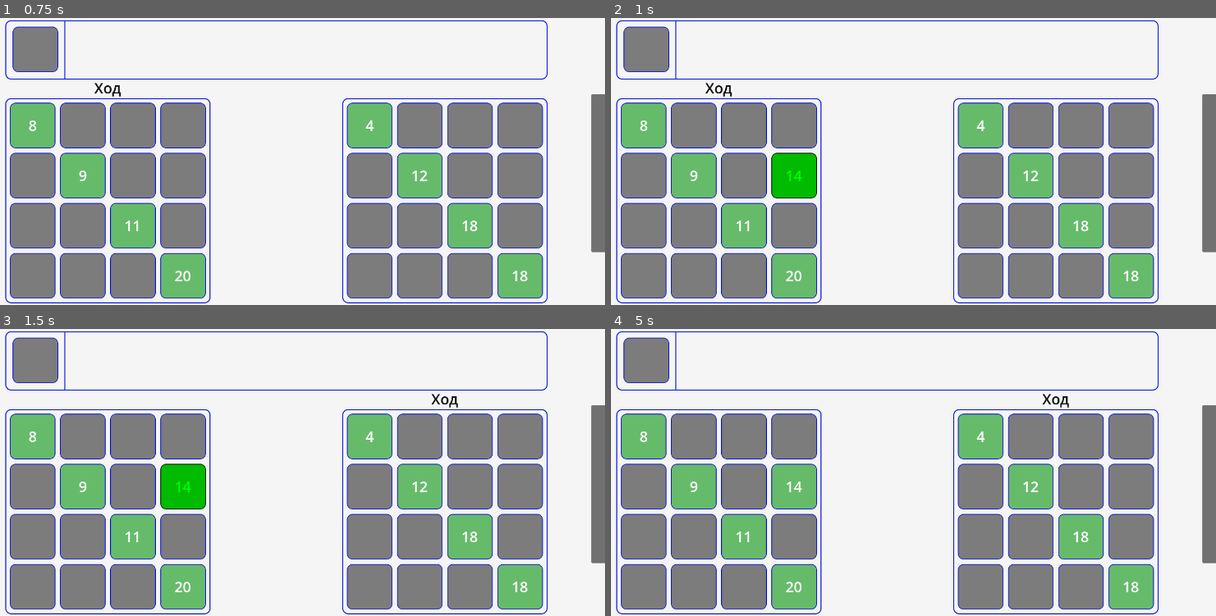
Above: before the commit, frames 1-4 (two rows, left to right).
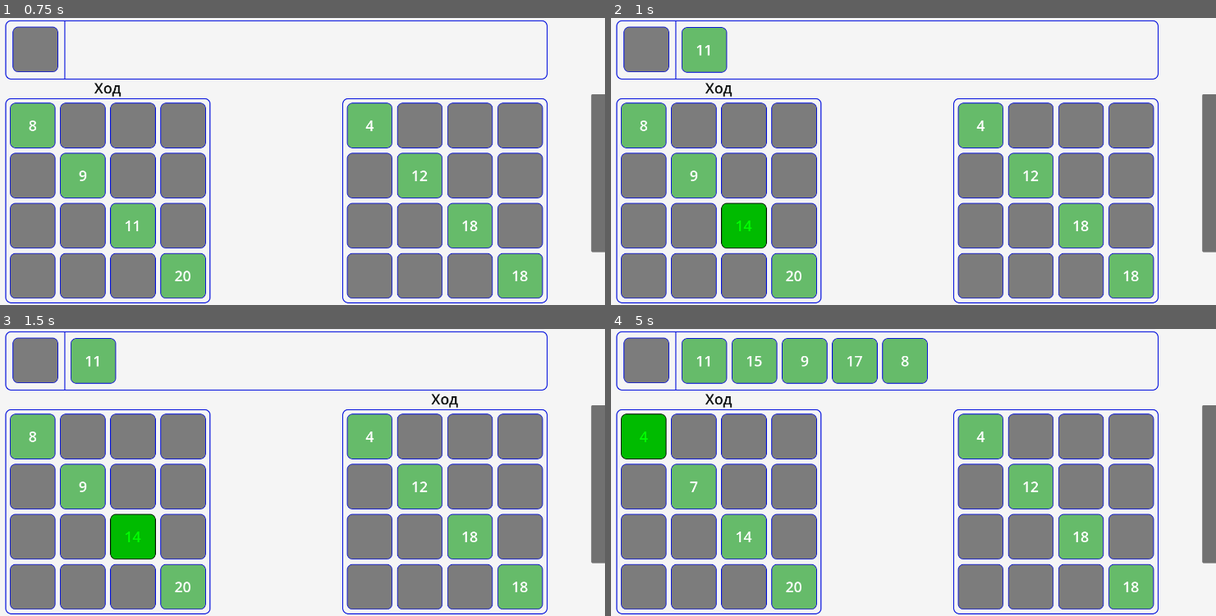
Above: after the commit, the same moments.

Repository: Rinkton/lucky-numbers-godot
Game: Godot game, scene res://game.tscn
The game is run twice, just before and just after one commit, with the same random seed, the same clock (stepped at 60 frames per second) and the same inputs.
Inputs (mouse positions are in pixels of both pictures, inside the frame that each line leads up to):
- Up to frame 1 (0.75 s): tap Enter at 0.5 s; move the mouse to (423, 147) at 0.52 s; click (423, 147) at 0.67 s
- Up to frame 2 (1 s): no input
- Up to frame 3 (1.5 s): move the mouse to (145, 486) at 1.27 s; click (145, 486) at 1.42 s
- Up to frame 4 (5 s): move the mouse to (955, 409) at 2.02 s; click (955, 409) at 2.17 s; tap Space at 2.75 s; move the mouse to (853, 529) at 2.77 s; click (853, 529) at 2.92 s; tap Enter at 3.5 s; move the mouse to (1082, 515) at 3.52 s; click (1082, 515) at 3.67 s; move the mouse to (689, 429) at 4.27 s; click (689, 429) at 4.42 s

Frame 1 is identical in both runs. In frame 2, 3.6% of the frame differs, in the area x 11-35%, y 3-81%; in frame 3, 3.6%; in frame 4, 8.4%, in the area x 1-76%, y 3-75%.

Commit message:
Removed redundant parameters

Diff:
--- a/lucky-numbers/face_up_pile.gd
+++ b/lucky-numbers/face_up_pile.gd
@@ -18,6 +18,12 @@
 	$HBoxContainer.add_child(cell)
 
 
+func put_clover_turn(clover):
+	add_clover(clover)
+	var game = await G.get_game()
+	game.end_turn()
+
+
 func get_cells():
 	return $HBoxContainer.get_children()
 
@@ -31,6 +37,4 @@
 
 			var clover = focus_owner.get_clover()
 			focus_owner.remove_child(clover)
-			add_clover(clover)
-			var game = await G.get_game()
-			game.end_turn()
+			put_clover_turn(clover)
--- a/lucky-numbers/game.gd
+++ b/lucky-numbers/game.gd
@@ -12,7 +12,7 @@
 
 
 func _ready():
-	players = [AiPlayer.new(), HumanPlayer.new()]
+	players = [AiPlayer.new(), AiPlayer.new()]
 	cur_player = players[0]
 	$Field.set_up_start_diagonal()
 	$Field.player = players[0]
--- a/lucky-numbers/player/ai_player.gd
+++ b/lucky-numbers/player/ai_player.gd
@@ -28,12 +28,15 @@
 	print(face_up_dict)
 	for i in range(1, 21):
 		print(str(i) + "    " + str(best_moves[i]))
-	if clover_pile_worth > face_up_dict["worth"] * data.face_up_coef and G.game.clover_pile.is_there_clovers_left():
+	if max(0, clover_pile_worth) > face_up_dict["worth"] * data.face_up_coef and G.game.clover_pile.is_there_clovers_left():
 		G.game.clover_pile.reveal_clover()
 		var clover = G.game.clover_pile.get_node("Clover")
 		G.game.clover_pile.remove_child(clover)
-		var cell = my_field.get_cell(best_moves[clover.number]["x"], best_moves[clover.number]["y"])
-		cell.put_clover_turn(clover, G.game.clover_pile)
+		if best_moves[clover.number]["x"] == -1:
+			G.game.face_up_pile.put_clover_turn(clover)
+		else:
+			var cell = my_field.get_cell(best_moves[clover.number]["x"], best_moves[clover.number]["y"])
+			cell.put_clover_turn(clover, G.game.clover_pile)
 	else:
 		var cell = face_up_dict["cell"]
 		var best_move = best_moves[cell.get_clover().number]
@@ -132,27 +135,33 @@
 							if xx == x and yy == y:
 								continue
 							var cell = field.get_cell(xx, yy)
-							var cell_flexibility = _get_cell_flexibility(cell, Vector3i(x, y, i))
+							var cell_flexibility = \
+								_get_cell_flexibility(cell, Vector3i(x, y, i)) - \
+								_get_cell_flexibility(cell)
 							clover_flexibility += cell_flexibility
 				var cell = field.get_cell(x, y)
 
+				# TODO: Я вроде починил flexibility, мб убрать все другие эвристики
+				# И действовать как есть?
+
 				# Для мотивации поставить новый клевер
 				# Меньше, чем дальше к правому краю, ибо там flexibility выше само по себе
-				var motivation = data.left_up_corner_coef * \
-					(data.motivation_position_curve.sample((x + y + 1)/7))
-
-				motivation += estimate_position_quality(x, y, i) * data.estimate_position_quiality_coef
+				var motivation = 0#data.left_up_corner_coef * \
+					#(data.motivation_position_curve.sample((x + y + 1)/7))
+
+				#if cell.is_there_clover():
+				#	var this_cell_flexibility =  _get_cell_flexibility(cell)
+				#	if this_cell_flexibility != 0:
+				#		var irreplacability = (1 / this_cell_flexibility) * data.irreplacability_coef
+				#		motivation += irreplacability
+
+				#motivation += estimate_position_quality(x, y, i) * data.estimate_position_quiality_coef
 				var final_clover_flexibility := clover_flexibility
-				if clover_flexibility != 0:
+				if clover_flexibility > 0:
 					final_clover_flexibility += motivation
 				if not cell.is_there_clover():
-					final_clover_flexibility *= data.new_clover_mult
-
-				if cell.is_there_clover():
-					var this_cell_flexibility =  _get_cell_flexibility(cell)
-					if this_cell_flexibility != 0:
-						var irreplacability = (1 / this_cell_flexibility) * data.irreplacability_coef
-						motivation += irreplacability
+					final_clover_flexibility += 50 * \
+						(data.new_clover_mult - 1)
 
 				# Во, терь точно не будет ставить куда нельзя ставить
 				if not my_field.get_is_this_clover_on_this_cell_acceptable(
--- a/lucky-numbers/player/ai_player_data.tres
+++ b/lucky-numbers/player/ai_player_data.tres
@@ -10,5 +10,6 @@
 script = ExtResource("1_s8my4")
 motivation_position_curve = SubResource("Curve_s8my4")
 estimate_position_quiality_coef = 120.0
+new_clover_mult = 1.6
 left_up_corner_coef = 40.0
 irreplacability_coef = 50.0
